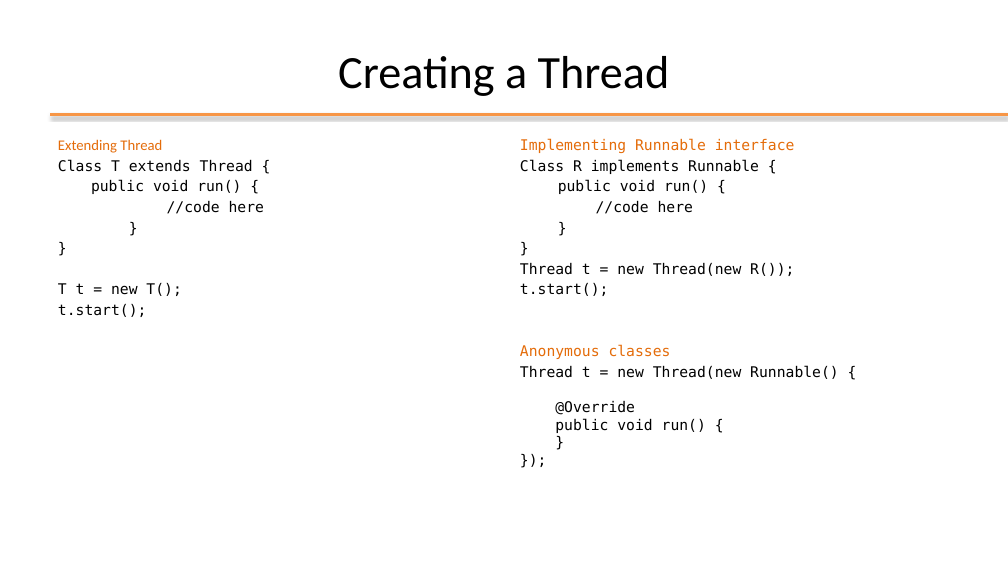
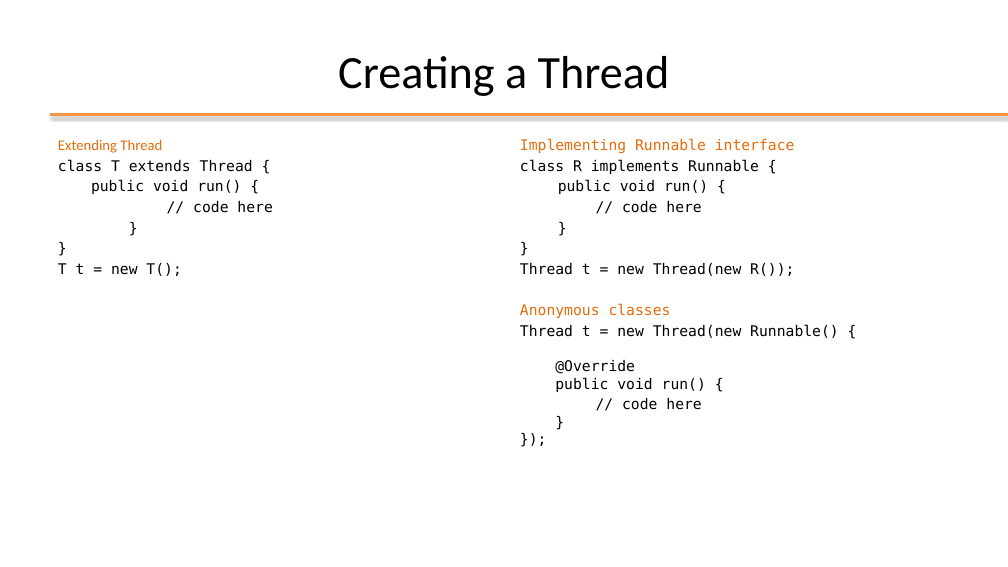
Before and after one commit to nbicocchi/learn-java-core, a slide deck: slide 13 of assets/slides/P2 - Java Multi-Threading.pptx (slide 15 before the commit). Drawn at 1008x567 pixels with LibreOffice and Linux fonts; fonts in the diff are those of the drawing; background and template pictures are left out. Boxes give left, top, right and bottom in pixels: in the first picture for what was removed or moved away, otherwise in the second. Text is boxed around its words. In the diff, an @@ line names an element or a change of style, - is before the commit and + after.

```diff
--- a/assets/slides/P2 - Java Multi-Threading.pptx
+++ b/assets/slides/P2 - Java Multi-Threading.pptx
@@ text at box(58, 159, 253, 172): text changed @@
-Class T extends Thread {
+class T extends Thread {
@@ text at box(520, 159, 759, 174): text changed @@
-Class R implements Runnable {
+class R implements Runnable {
@@ text at box(193, 200, 272, 213): spaces changed @@
-  //code here
+  // code here
@@ text at box(622, 200, 701, 213): spaces changed @@
-//code here
+// code here
@@ text at box(520, 283, 609, 296): paragraph removed @@
-t.start();
@@ text at box(58, 304, 147, 317): paragraph removed @@
-t.start();
@@ text at box(520, 324, 839, 410): text changed @@
-Thread t = new Thread(new Runnable() {
-@Override
-public void run() {
-}
-});
+Thread t = new Thread(new Runnable() {
+@Override
+public void run() {
+// code here
+}
+});
```
Also in this commit, not shown: 8 other slides changed, 12 slides removed, 2 other files.
